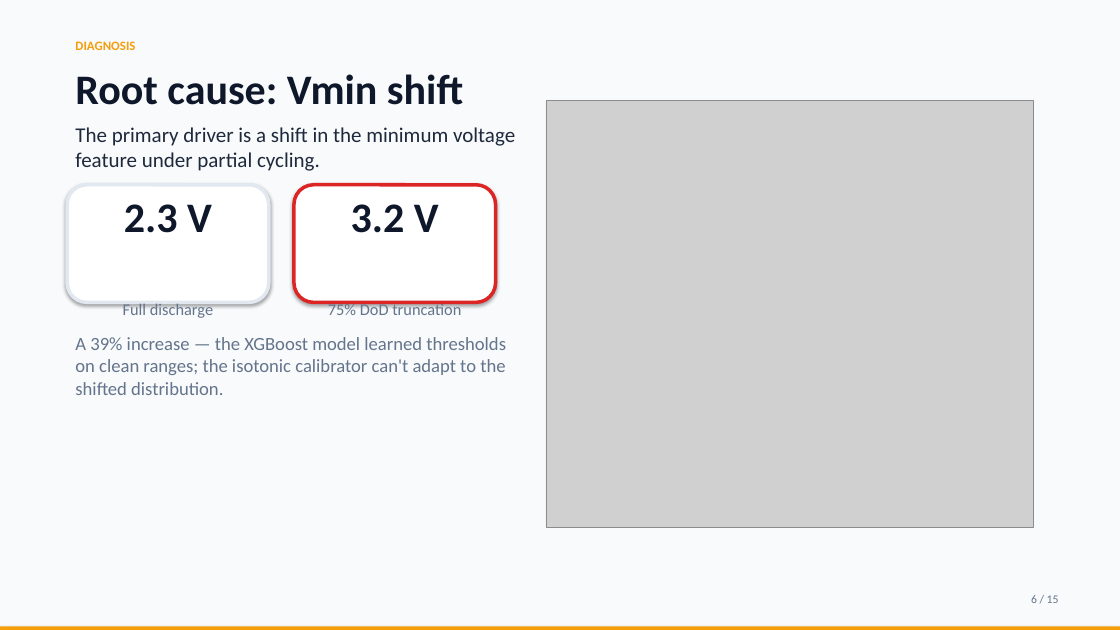
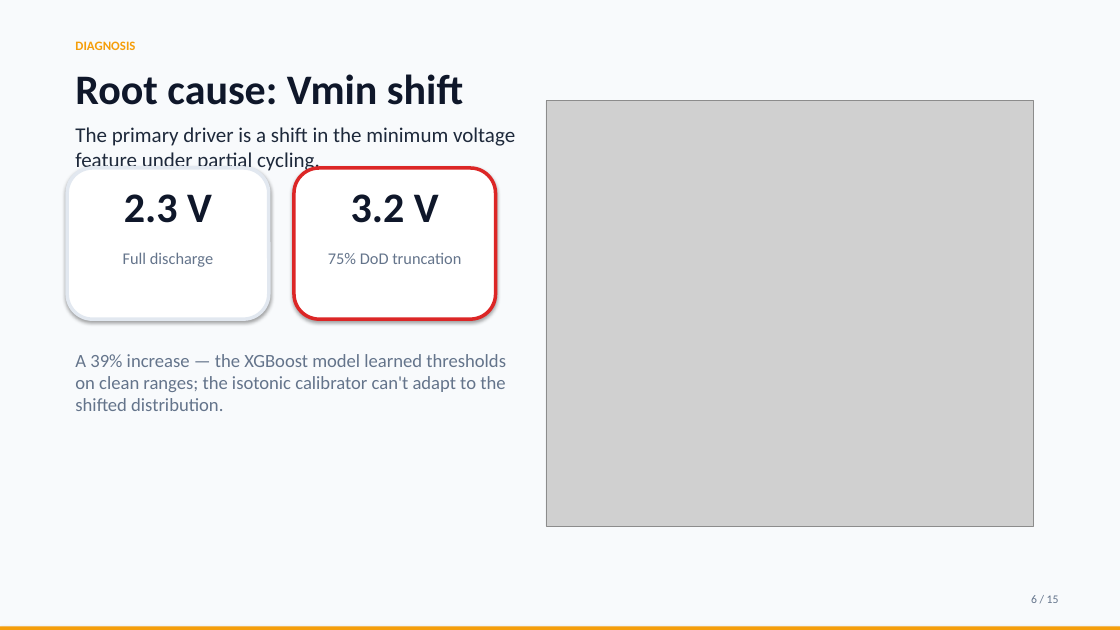
Before and after one commit to touhidsiddiqueeraj-bit/Robustness-of-Multihorizon-Battery-Failure-Intelligence, a slide deck: slide 6 of opendesign/mockups/conference-b-deck/robustness_presentation.pptx. Drawn at 1120x630 pixels with LibreOffice and Linux fonts; fonts in the diff are those of the drawing; grey boxes stand for pictures. Boxes give left, top, right and bottom in pixels: in the first picture for what was removed or moved away, otherwise in the second. Text is boxed around its words. In the diff, an @@ line names an element or a change of style, - is before the commit and + after.

```diff
--- a/opendesign/mockups/conference-b-deck/robustness_presentation.pptx
+++ b/opendesign/mockups/conference-b-deck/robustness_presentation.pptx
@@ rounded rectangle: place and size @@
-rounded rectangle at box(67, 185, 269, 302)
+rounded rectangle at box(67, 168, 269, 319)
@@ text "2.3 V": place and size @@
-text "2.3 V" at box(124, 204, 212, 233)
+text "2.3 V" at box(124, 194, 212, 223)
@@ rounded rectangle: place and size @@
-rounded rectangle at box(294, 185, 496, 302)
+rounded rectangle at box(294, 168, 496, 319)
@@ text "3.2 V": place and size @@
-text "3.2 V" at box(351, 204, 439, 233)
+text "3.2 V" at box(351, 194, 439, 223)
@@ text "Full discharge": place and size @@
-text "Full discharge" at box(123, 303, 213, 318)
+text "Full discharge" at box(123, 252, 213, 267)
@@ text "75% DoD truncation" rewrapped from box(328, 302, 461, 320) to box(328, 253, 461, 264) @@
@@ text "A 39% increase — the ...": place and size @@
-text "A 39% increase — the ..." at box(75, 337, 506, 395)
+text "A 39% increase — the ..." at box(75, 354, 506, 411)
```
Also in this commit, not shown: 6 other slides changed, 23 other files.
